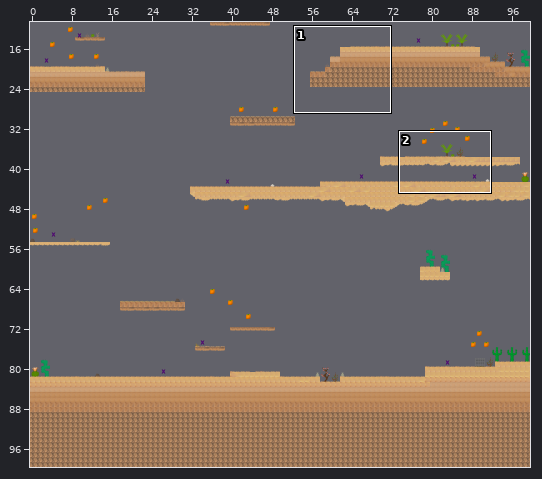
Tiled map -- Game/assets/Levels/level2/level2.tmx. Above, an overview of the earlier version with the close-up marked.
Close-up. The starting point:
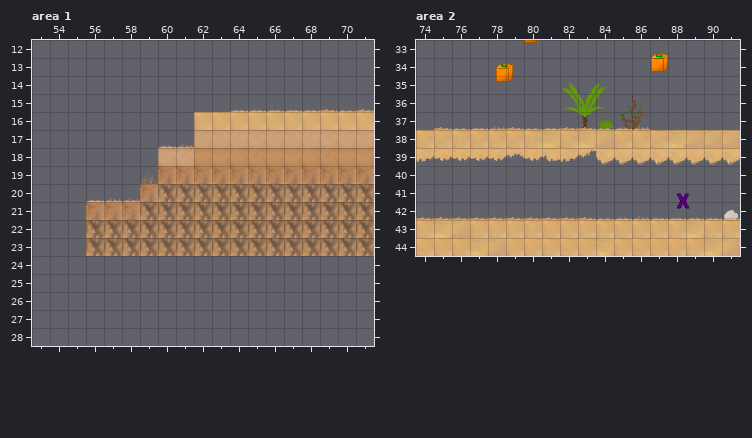
Cells are 32x32 px. Shown: area 1 x 53..71, y 12..28; area 2 x 74..91, y 33..44. The commit also changed other parts of the map, which this record leaves out. Tiles whose own drawing changed are shown in their newer look in all pictures.
Once edited:
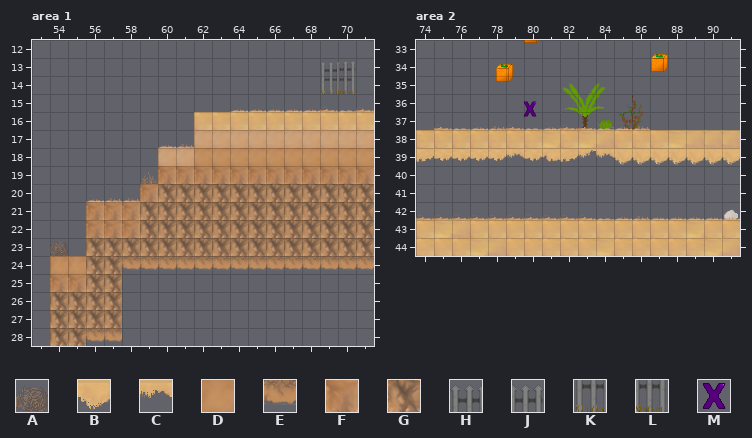
Key: from "desert flora": A 44; from "desert ground and platforms": B 0, C 4, D 6, E 8, F 24, G 25; from "gate2": H 0, J 1, K 2, L 3; from "xButton": M 0.
_ is an empty cell.
Objects are placed by their top-left corner, in cells (3,4 is the top-left corner of cell 3,4); size is 1x1 cell unless given.
Diff:
Layer "blocked-layer", area 1:
The author put tile A in row 23 at x 54.
The author put tile D in row 24 at x 54 to 55.
The author put tile E in row 24 at x 58 to 71; in row 28 at x 56 to 57.
Tile G becomes tile F in row 22 at x 56 to 58.
The author put tile F in row 25 at x 54 to 55.
The author put tile G in rows 24 to 25 at x 56 to 57; in rows 26 to 27 at x 54 to 57; in row 28 at x 54 to 55.
Layer "object-layer", area 1:
Object J at 70,13 comes in from outside this view.
Object H at 69,13 comes in from outside this view.
Object L at 70,14 comes in from outside this view.
Object K at 69,14 comes in from outside this view.
Layer "blocked-layer", area 2:
Tile B becomes tile C in row 39 at x 84.
Layer "Wizards", area 2:
Object M at 88.3,41.4 becomes M at 79.8,36.3.
Boxes around the changes in both close-ups, in picture pixels (x1, y1, x2, y2):
new place: (320, 60, 356, 94)
changed: (86, 220, 140, 238)
added: (50, 241, 374, 346)
new place: (523, 101, 537, 117)
changed: (596, 150, 614, 165)
old place: (676, 193, 690, 209)
